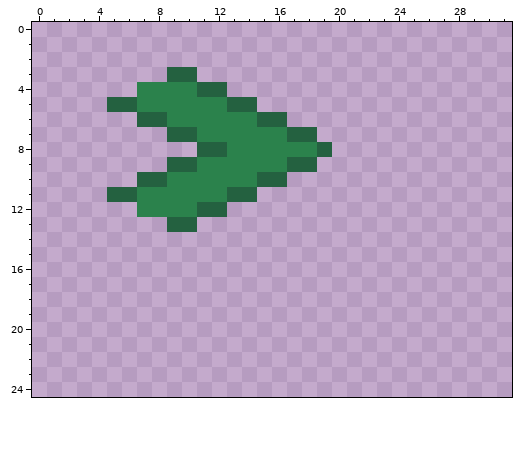
Edited in one commit: pixel-art sprite (trunk/images/tiles/circuit4.png). The picture above is the old version.
The file is 32x25 pixels. The old version is drawn lined up with the new one.
After the commit:
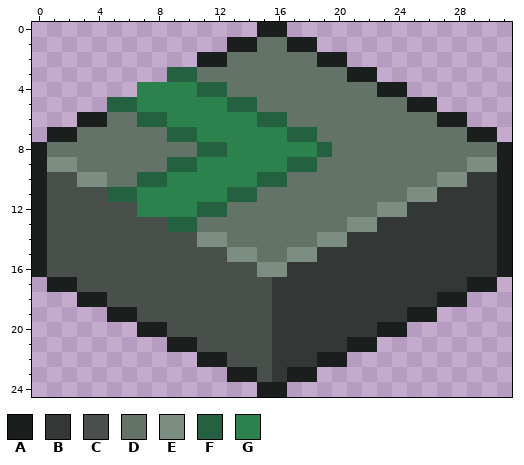
Palette (. is transparent): A #1a1e1d  B #333836  C #49504c  D #647368  E #7c8d82  F #246140  G #2b824c
The commit says: put the circuits on tiles
From old to new:
{"change": "whole drawing moved by +0,-8 (the old picture is shown already moved)"}
{"y":0,"x":15,"old":"..","new":"AA"}
{"y":1,"x":13,"old":"......","new":"AADDAA"}
{"y":2,"x":11,"old":"..........","new":"AADDDDDDAA"}
{"y":3,"x":11,"old":"............","new":"DDDDDDDDDDAA"}
{"y":4,"x":13,"old":"............","new":"DDDDDDDDDDAA"}
{"y":5,"x":15,"old":"............","new":"DDDDDDDDDDAA"}
{"y":6,"x":3,"old":"....","new":"AADD"}
{"y":6,"x":17,"old":"............","new":"DDDDDDDDDDAA"}
{"y":7,"x":1,"old":"........","new":"AADDDDDD"}
{"y":7,"x":19,"old":"............","new":"DDDDDDDDDDAA"}
{"y":8,"x":0,"old":"...........","new":"ADDDDDDDDDD"}
{"y":8,"x":20,"old":"............","new":"DDDDDDDDDDDA"}
{"y":9,"x":0,"old":".........","new":"AEEDDDDDD"}
{"y":9,"x":19,"old":".............","new":"DDDDDDDDDDEEA"}
{"y":10,"x":0,"old":".......","new":"ACCEEDD"}
{"y":10,"x":17,"old":"...............","new":"DDDDDDDDDDEEBBA"}
{"y":11,"x":0,"old":".....","new":"ACCCC"}
{"y":11,"x":15,"old":".................","new":"DDDDDDDDDDEEBBBBA"}
{"y":12,"x":0,"old":".......","new":"ACCCCCC"}
{"y":12,"x":13,"old":"...................","new":"DDDDDDDDDDEEBBBBBBA"}
{"y":13,"x":0,"old":".........","new":"ACCCCCCCC"}
{"y":13,"x":11,"old":".....................","new":"DDDDDDDDDDEEBBBBBBBBA"}
{"y":14,"x":0,"old":"................................","new":"ACCCCCCCCCCEEDDDDDDEEBBBBBBBBBBA"}
{"y":15,"x":0,"old":"................................","new":"ACCCCCCCCCCCCEEDDEEBBBBBBBBBBBBA"}
{"y":16,"x":0,"old":"................................","new":"ACCCCCCCCCCCCCCEEBBBBBBBBBBBBBBA"}
{"y":17,"x":1,"old":"..............................","new":"AACCCCCCCCCCCCCBBBBBBBBBBBBBAA"}
{"y":18,"x":3,"old":"..........................","new":"AACCCCCCCCCCCBBBBBBBBBBBAA"}
{"y":19,"x":5,"old":"......................","new":"AACCCCCCCCCBBBBBBBBBAA"}
{"y":20,"x":7,"old":"..................","new":"AACCCCCCCBBBBBBBAA"}
{"y":21,"x":9,"old":"..............","new":"AACCCCCBBBBBAA"}
{"y":22,"x":11,"old":"..........","new":"AACCCBBBAA"}
{"y":23,"x":13,"old":"......","new":"AACBAA"}
{"y":24,"x":15,"old":"..","new":"AA"}
